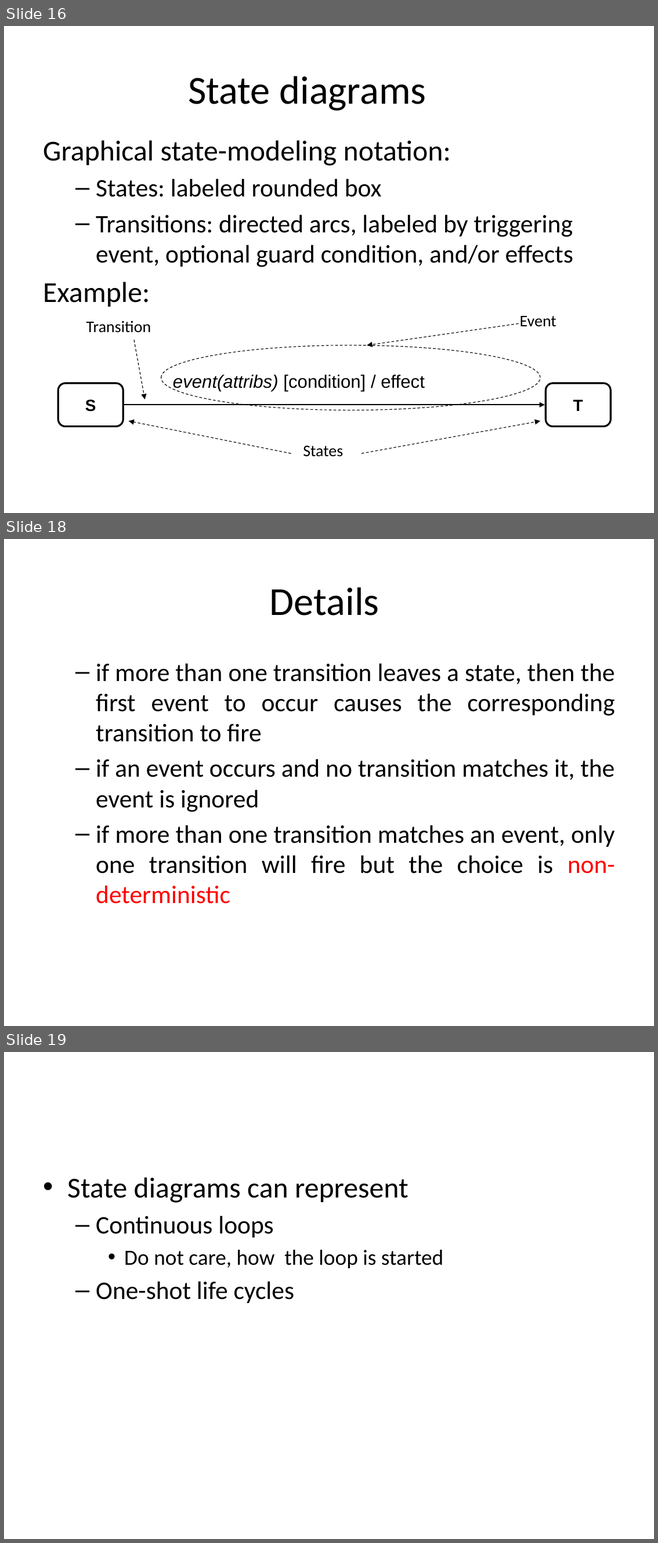
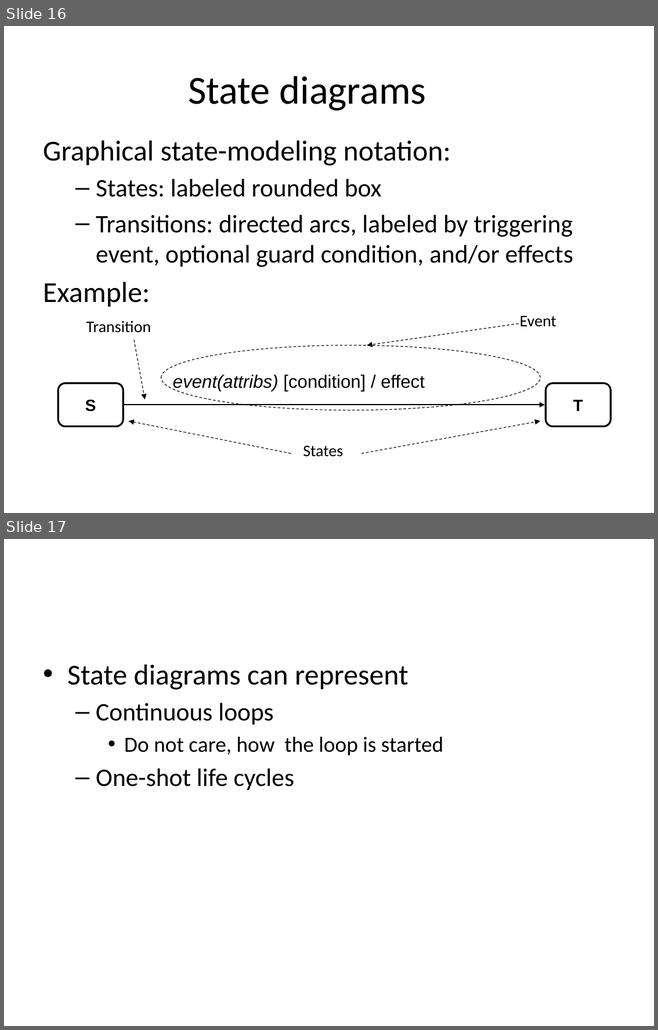
Before and after one commit to theabhishek07/Object-Oriented-Analysis-and-Design, a slide deck: Classroom/9. stateModeling.pptx. Shown one above the other, each under a label of ours: slides 16, 18 and 19 before the commit, slides 16 and 17 after it; the slides between them are not shown. The pictures are 658x1543 and 658x1030 pixels, drawn with LibreOffice and Linux fonts; fonts in the diff are those of the drawing. Boxes give left, top, right and bottom in pixels: in the first picture for what was removed or moved away, otherwise in the second. Text is boxed around its words. In the diff, an @@ line names an element or a change of style, - is before the commit and + after.

```diff
--- a/Classroom/9. stateModeling.pptx
+++ b/Classroom/9. stateModeling.pptx
@@ slide 18 removed at bbox=[4, 539, 654, 1026], background #FFFFFF @@
@@ title removed at bbox=[270, 587, 379, 616] @@
-Details
@@ text removed at bbox=[96, 663, 615, 904] @@
-  – if more than one transition leaves a state, then the first event to occur causes the corresponding transition to fire
-  – if an event occurs and no transition matches it, the event is ignored
-  – if more than one transition matches an event, only one transition will fire but the choice is non-deterministic
@@ what was slide 19 is now slide 17 @@
```
Also in this commit, not shown: 4 slides changed, 2 slides added, 5 other slides removed, 3 other files.
